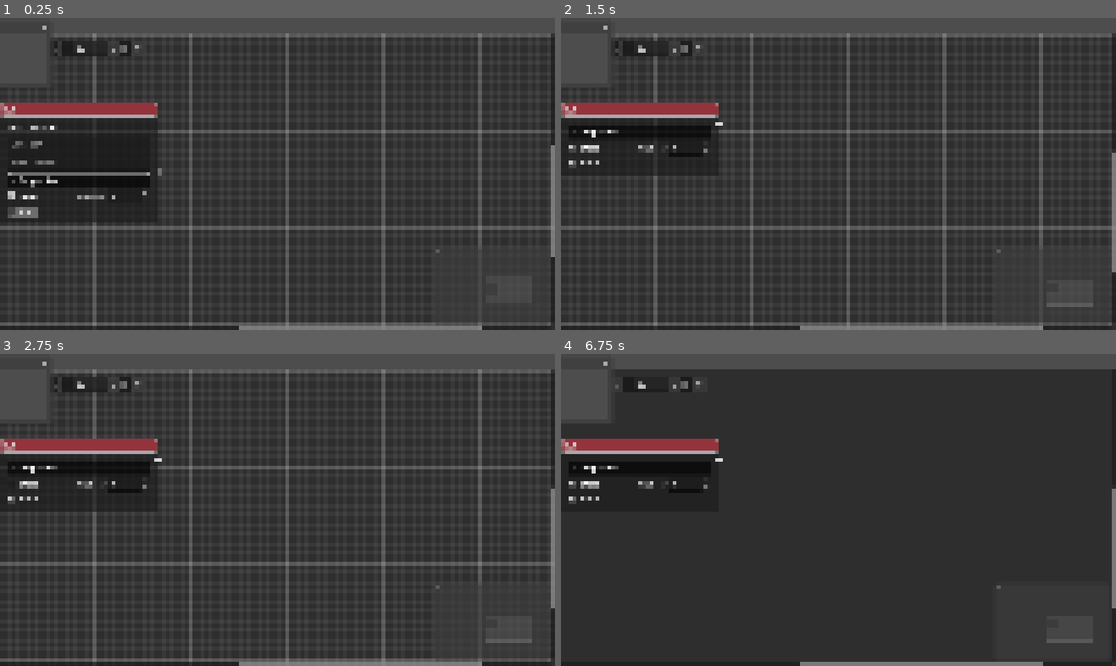
Above: before the commit, frames 1-4 (two rows, left to right).
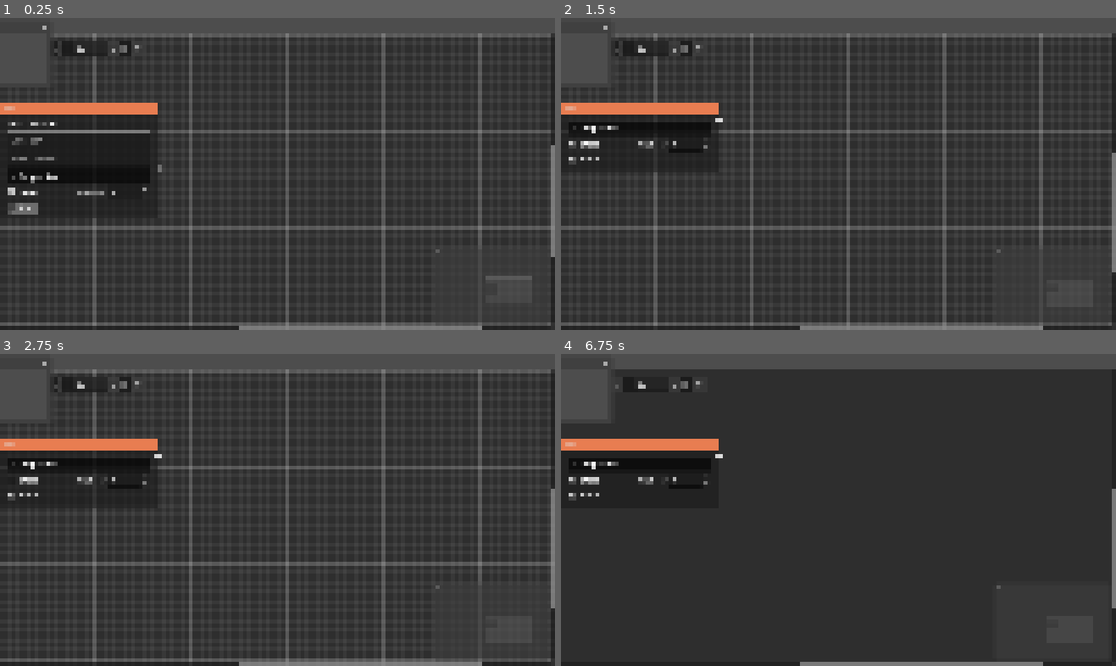
Above: after the commit, the same moments.

Repository: Roboticy3/Louder
Game: Godot game, scene res://entities/editor.tscn
Same seed, same stepped clock (60 frames per second), same inputs: the game is played once before the commit and once after it.
Inputs (mouse positions are in pixels of both pictures, inside the frame that each line leads up to):
- Up to frame 1 (0.25 s): no input
- Up to frame 2 (1.5 s): click (638, 142) at 0.52 s; type "12" at 0.6 s; click (638, 161) at 0.75 s; type "Alex" at 0.83 s; click "Auto" at 1.25 s
- Up to frame 3 (2.75 s): click "Start" at 2 s
- Up to frame 4 (6.75 s): click "Start" at 2.75 s; click "File" at 3.5 s; click "View" at 4.25 s; click (572, 385) at 5 s; click (599, 385) at 5.75 s; click (616, 385) at 6.5 s

The runs differ from the first frame. In frame 1, 3.0% of the frame differs, in the area x 0-30%, y 27-66%; in frame 2, 2.0%; in frame 3, 2.0%; in frame 4, 2.0%.

Commit message:
good

Diff:
--- a/editor/entities/hub.tscn
+++ b/editor/entities/hub.tscn
@@ -9,20 +9,8 @@
 [ext_resource type="Script" uid="uid://derdgutm4a213" path="res://scripts/start_check.gd" id="4_f0jtb"]
 [ext_resource type="Script" uid="uid://ya7il61i4u2e" path="res://scripts/mutual_exclusive_checkbox.gd" id="4_rhcs5"]
 
-[sub_resource type="StyleBoxFlat" id="StyleBoxFlat_dy6nf"]
-bg_color = Color(0.5835363, 0.19874194, 0.23468313, 1)
-border_width_left = 4
-border_width_top = 4
-border_width_right = 4
-border_width_bottom = 4
-border_color = Color(0.42903122, 0.42903128, 0.42903104, 1)
-corner_radius_top_left = 8
-corner_radius_top_right = 8
-corner_radius_bottom_right = 8
-corner_radius_bottom_left = 8
-
 [sub_resource type="StyleBoxFlat" id="StyleBoxFlat_f0jtb"]
-bg_color = Color(0.58431375, 0.2, 0.23529412, 1)
+bg_color = Color(1, 1, 1, 1)
 border_width_left = 4
 border_width_top = 4
 border_width_right = 4
@@ -40,7 +28,7 @@
 corner_radius_bottom_right = 8
 corner_radius_bottom_left = 8
 
-[node name="Hub" type="GraphNode" unique_id=1992437552]
+[node name="Hub" type="GraphNode" unique_id=1992437552 node_paths=PackedStringArray("grabber", "choices_section_logic", "start_check", "auto_check")]
 custom_minimum_size = Vector2(330, 0)
 offset_left = 95.0
 offset_top = 148.0
@@ -49,7 +37,6 @@
 size_flags_horizontal = 4
 size_flags_vertical = 4
 mouse_filter = 1
-theme_override_styles/titlebar = SubResource("StyleBoxFlat_dy6nf")
 theme_override_styles/titlebar_selected = SubResource("StyleBoxFlat_f0jtb")
 position_offset = Vector2(55, 108)
 title = "Hub"
@@ -90,6 +77,10 @@
 slot/3/right_icon = null
 slot/3/draw_stylebox = true
 script = ExtResource("1_ysrp0")
+grabber = NodePath("TextSection/Speaker")
+choices_section_logic = NodePath("ChoicesSection/ChoicesSectionLogic")
+start_check = NodePath("ChoicesSection/StartCheck")
+auto_check = NodePath("ChoicesSection/AutoCheck")
 
 [node name="TextSection" type="VBoxContainer" parent="." unique_id=2073740871]
 layout_mode = 2
--- a/editor/project.godot
+++ b/editor/project.godot
@@ -19,6 +19,10 @@
 
 IdSystem="*uid://emcgvjw2xenp"
 HubDefaults="*uid://bttyhihvjbpso"
+
+[gui]
+
+theme/custom="uid://bm3oxomghipcp"
 
 [input]
 
--- a/editor/scripts/hub.gd
+++ b/editor/scripts/hub.gd
@@ -6,6 +6,22 @@
 	set(new_hub_data):
 		import(new_hub_data)
 		hub_data = new_hub_data
+@export var grabber:Control
+@export var choices_section_logic:ChoicesSectionLogic
+@export var start_check:CheckBox
+@export var auto_check:CheckBox
+
+func get_choices_logic() -> ChoicesSectionLogic:
+	return choices_section_logic
+
+func get_start_check() -> CheckBox:
+	return start_check
+
+func get_auto_check() -> CheckBox:
+	return auto_check
+
+func get_grabber() -> Control:
+	return grabber
 
 func export() -> Dictionary:
 	var data := {
@@ -21,6 +37,19 @@
 			seen_names[child.name] = true
 			data[child.name as String] = _export_node(child)
 	return _filter_to_non_default(data)
+
+func import(data: Dictionary) -> void:
+	data = _filter_to_non_default(data)
+	IdSystem.assign_id(self, data.get("conversation_id", id), id)
+	id = data.get("conversation_id", id)
+
+	position_offset = data.get("position_offset", position_offset)
+
+	for key in data:
+		if key is String:
+			var node := find_child(key, true, false)
+			if node:
+				_import_node(node, data[key])
 
 func _filter_to_non_default(data: Dictionary) -> Dictionary:
 	var defaults: Dictionary = HubDefaults.default_data.get("hub", {})
@@ -52,19 +81,6 @@
 		return node.text
 	return null
 
-func import(data: Dictionary) -> void:
-	data = _filter_to_non_default(data)
-	IdSystem.assign_id(self, data.get("conversation_id", id), id)
-	id = data.get("conversation_id", id)
-
-	position_offset = data.get("position_offset", position_offset)
-
-	for key in data:
-		if key is String:
-			var node := find_child(key, true, false)
-			if node:
-				_import_node(node, data[key])
-
 func _import_node(node: Node, value: Variant) -> void:
 	if node is ChoicesSectionLogic:
 		var choices: PackedStringArray = value
@@ -87,14 +103,33 @@
 	elif node is Button:
 		node.text = value
 
-func get_choices_logic() -> ChoicesSectionLogic:
-	return get_node_or_null("ChoicesSection/ChoicesSectionLogic") as ChoicesSectionLogic
+func update_title_stylebox() -> void:
+	var start := start_check.button_pressed
+	var auto := auto_check.button_pressed
+	var spoke := choices_section_logic.choices.is_empty()
 
-func get_start_check() -> CheckBox:
-	return get_node_or_null("ChoicesSection/StartCheck") as CheckBox
+	var stylebox := HubDefaults.TITLE_STYLEBOXES["default"]
+	if start:
+		stylebox = HubDefaults.TITLE_STYLEBOXES["start"]
+	elif auto:
+		if spoke:
+			stylebox = HubDefaults.TITLE_STYLEBOXES["auto_spoke"]
+		else:
+			stylebox = HubDefaults.TITLE_STYLEBOXES["auto"]
+	elif spoke:
+		stylebox = HubDefaults.TITLE_STYLEBOXES["spoke"]
+
+	add_theme_stylebox_override("titlebar", stylebox)
+	add_theme_stylebox_override("titlebar_selected", stylebox)
+
 
 var id := -1
 const ID_GROUP := &"CONVERSATION"
 
 func _ready() -> void:
 	id = IdSystem.assign_id(self)
+
+	auto_check.toggled.connect(update_title_stylebox)
+	start_check.toggled.connect(update_title_stylebox)
+	choices_section_logic.choices_changed.connect(update_title_stylebox)
+	update_title_stylebox.call_deferred()
--- a/editor/scripts/hub_defaults.gd
+++ b/editor/scripts/hub_defaults.gd
@@ -1,4 +1,12 @@
 extends Node
+
+const TITLE_STYLEBOXES := {
+	"default": 		preload("res://style/hub_title_stylebox.tres"),
+	"start": 			preload("res://style/hub_title_stylebox_start.tres"),
+	"auto": 			preload("res://style/hub_title_stylebox_auto.tres"),
+	"spoke": 			preload("res://style/hub_title_stylebox_spoke.tres"),
+	"auto_spoke": preload("res://style/hub_title_stylebox_auto_spoke.tres"),
+}
 
 var default_data:Dictionary[String, Dictionary]
 
--- a/editor/scripts/selection_logic.gd
+++ b/editor/scripts/selection_logic.gd
@@ -21,11 +21,8 @@
 	if !focus or !node.is_ancestor_of(focus):
 		if node.get_child_count() == 0:
 			node.selected = false
-		else:
-			for c in node.get_children():
-				if c is Control and c.focus_mode & 2:
-					c.grab_focus.call_deferred()
-					break
+		elif node is CustomGraphHub and node.get_grabber() is Control:
+			node.get_grabber().grab_focus()
 
 func _on_gui_focus_changed(to:Control):
 	if !editor.is_ancestor_of(to):
--- /dev/null
+++ b/editor/style/default.tres
@@ -0,0 +1,18 @@
+[gd_resource type="Theme" format=3 uid="uid://bm3oxomghipcp"]
+
+[sub_resource type="StyleBoxFlat" id="StyleBoxFlat_di7s0"]
+border_width_left = 4
+border_width_top = 4
+border_width_right = 4
+border_width_bottom = 4
+border_color = Color(0.6, 0.6, 0.6, 1)
+corner_radius_top_left = 8
+corner_radius_top_right = 8
+corner_radius_bottom_right = 8
+corner_radius_bottom_left = 8
+
+[sub_resource type="StyleBoxEmpty" id="StyleBoxEmpty_rhcs5"]
+
+[resource]
+GraphNode/styles/titlebar = SubResource("StyleBoxFlat_di7s0")
+GraphNode/styles/titlebar_selected = SubResource("StyleBoxEmpty_rhcs5")
--- /dev/null
+++ b/editor/style/hub_title_stylebox.tres
@@ -0,0 +1,11 @@
+[gd_resource type="StyleBoxTexture" format=3 uid="uid://xdcco72jmjxn"]
+
+[sub_resource type="Gradient" id="Gradient_xdjhp"]
+offsets = PackedFloat32Array(0)
+colors = PackedColorArray(0.6546902, 0.74323934, 0.4069136, 1)
+
+[sub_resource type="GradientTexture1D" id="GradientTexture1D_umgnt"]
+gradient = SubResource("Gradient_xdjhp")
+
+[resource]
+texture = SubResource("GradientTexture1D_umgnt")
--- /dev/null
+++ b/editor/style/hub_title_stylebox_auto.tres
@@ -0,0 +1,11 @@
+[gd_resource type="StyleBoxTexture" format=3 uid="uid://dd544hp0upgl6"]
+
+[sub_resource type="Gradient" id="Gradient_htfu4"]
+offsets = PackedFloat32Array(0)
+colors = PackedColorArray(0.3488805, 0.7359409, 0.6496918, 1)
+
+[sub_resource type="GradientTexture1D" id="GradientTexture1D_l0hkg"]
+gradient = SubResource("Gradient_htfu4")
+
+[resource]
+texture = SubResource("GradientTexture1D_l0hkg")
--- /dev/null
+++ b/editor/style/hub_title_stylebox_auto_spoke.tres
@@ -0,0 +1,11 @@
+[gd_resource type="StyleBoxTexture" format=3 uid="uid://4bcpt52wdg50"]
+
+[sub_resource type="Gradient" id="Gradient_umgnt"]
+offsets = PackedFloat32Array(0)
+colors = PackedColorArray(0.49437058, 0.71281016, 0.9527653, 1)
+
+[sub_resource type="GradientTexture1D" id="GradientTexture1D_l7kk4"]
+gradient = SubResource("Gradient_umgnt")
+
+[resource]
+texture = SubResource("GradientTexture1D_l7kk4")
--- /dev/null
+++ b/editor/style/hub_title_stylebox_spoke.tres
@@ -0,0 +1,11 @@
+[gd_resource type="StyleBoxTexture" format=3 uid="uid://doynenrru7k5p"]
+
+[sub_resource type="Gradient" id="Gradient_wobji"]
+offsets = PackedFloat32Array(0)
+colors = PackedColorArray(0.7360736, 0.52504086, 0.9472384, 1)
+
+[sub_resource type="GradientTexture1D" id="GradientTexture1D_a604a"]
+gradient = SubResource("Gradient_wobji")
+
+[resource]
+texture = SubResource("GradientTexture1D_a604a")
--- /dev/null
+++ b/editor/style/hub_title_stylebox_start.tres
@@ -0,0 +1,11 @@
+[gd_resource type="StyleBoxTexture" format=3 uid="uid://drqk6hjyt5ua8"]
+
+[sub_resource type="Gradient" id="Gradient_kd5lo"]
+offsets = PackedFloat32Array(0)
+colors = PackedColorArray(0.9098238, 0.4913615, 0.3160334, 1)
+
+[sub_resource type="GradientTexture1D" id="GradientTexture1D_yxljh"]
+gradient = SubResource("Gradient_kd5lo")
+
+[resource]
+texture = SubResource("GradientTexture1D_yxljh")
